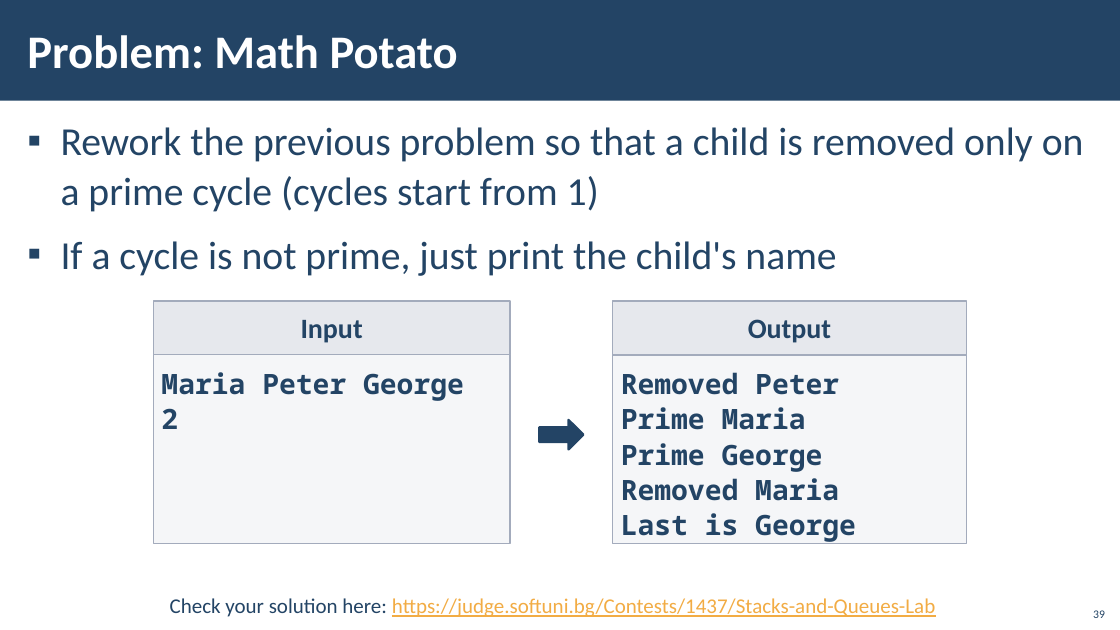
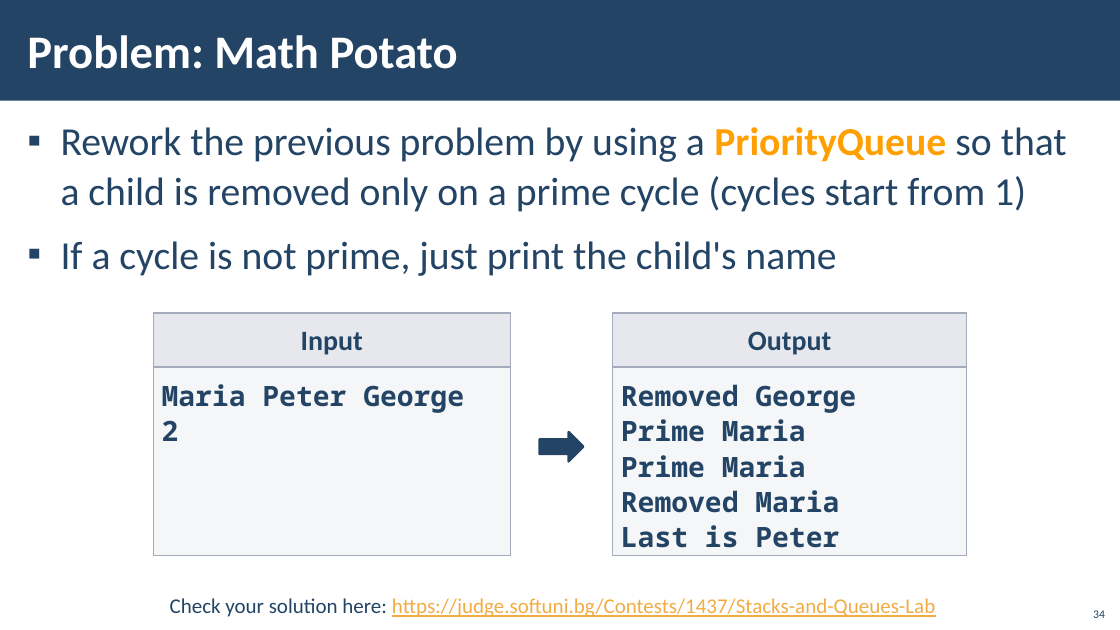
Before and after one commit to PetarPechev/Learning-Software-development, a slide deck: slide 34 of SoftUni/Java/Java Advanced/01. Stacks and Queues/01. Java-Advanced-Stacks-And-Queues.pptx (slide 39 before the commit). Drawn at 1120x630 pixels with LibreOffice and Linux fonts; fonts in the diff are those of the drawing; background and template pictures are left out. Boxes give left, top, right and bottom in pixels: in the first picture for what was removed or moved away, otherwise in the second. Text is boxed around its words. In the diff, an @@ line names an element or a change of style, - is before the commit and + after.

```diff
--- a/SoftUni/Java/Java Advanced/01. Stacks and Queues/01. Java-Advanced-Stacks-And-Queues.pptx
+++ b/SoftUni/Java/Java Advanced/01. Stacks and Queues/01. Java-Advanced-Stacks-And-Queues.pptx
@@ text at bbox=[61, 127, 1067, 212]: text changed @@
-▪ Rework the previous problem so that a child is removed only on a prime cycle (cycles start from 1)
+▪ Rework the previous problem by using a PriorityQueue so that a child is removed only on a prime cycle (cycles start from 1)
@@ 4 rectangles, 1 right arrow: place and size @@
-4 rectangles, 1 right arrow at bbox=[153, 301, 966, 544]
+4 rectangles, 1 right arrow at bbox=[154, 313, 966, 556]
@@ text in rectangle at bbox=[621, 384, 856, 413]: text changed @@
-Removed Peter
+Removed George
@@ text in rectangle at bbox=[621, 455, 806, 478]: text changed @@
-Prime George
+Prime Maria
@@ text in rectangle at bbox=[621, 525, 839, 548]: text changed @@
-Last is George
+Last is Peter
@@ page number at bbox=[1093, 610, 1105, 618]: text changed @@
-39
+34
```
Also in this commit, not shown: 11 other slides changed, 7 slides removed, 4 other files.
